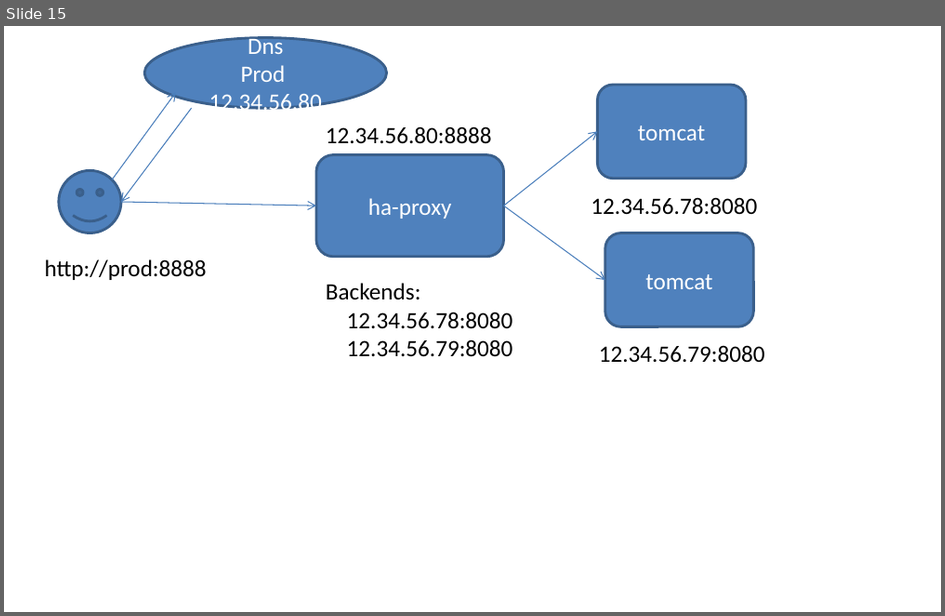
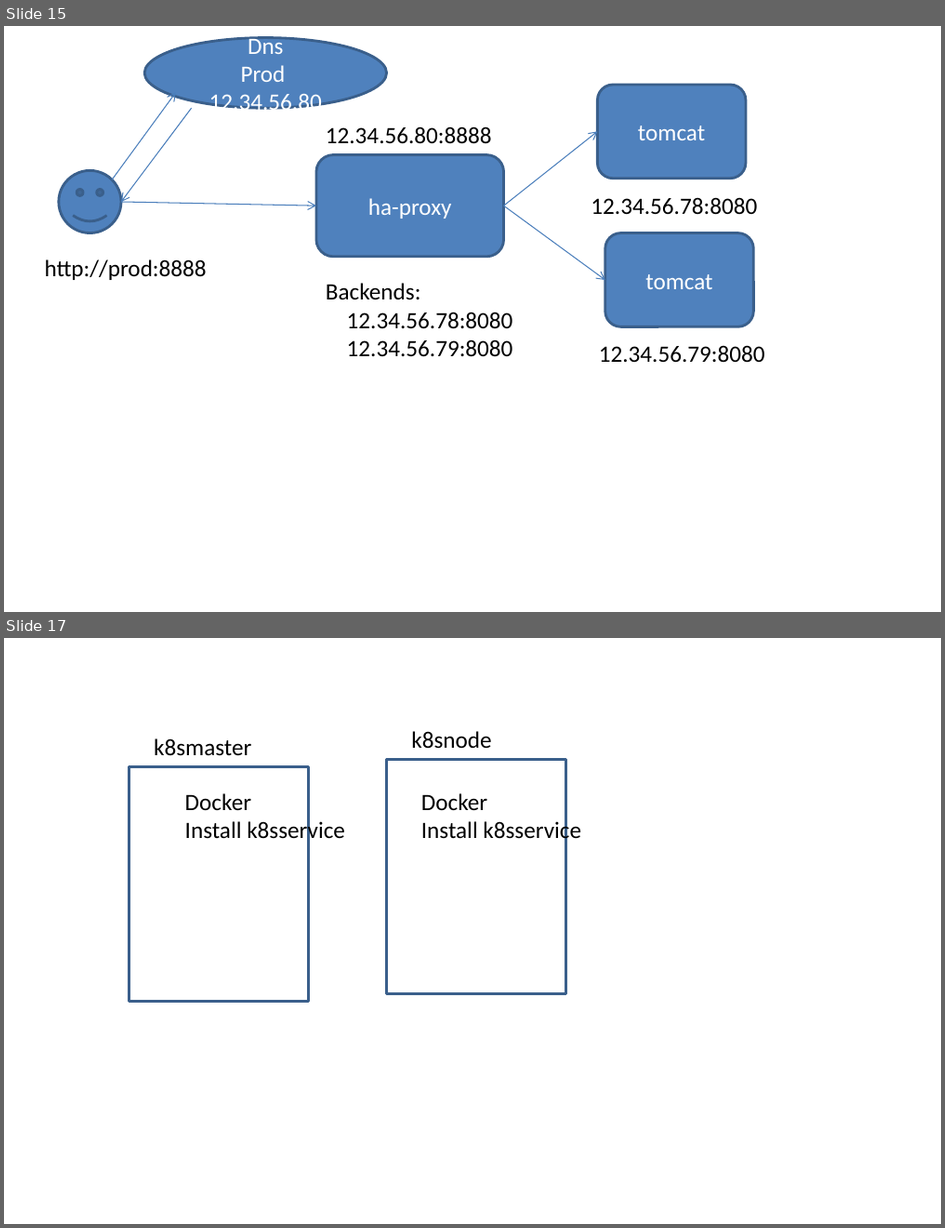
Before and after one commit to AdityaSP/ora-jul15-dock-kube, a slide deck: rough-diag.pptx. Shown one above the other, each under a label of ours: slide 15 before the commit, slides 15 and 17 after it; the slides between them are not shown. The pictures are 945x616 and 945x1228 pixels, drawn with LibreOffice and Linux fonts; fonts in the diff are those of the drawing. Boxes give left, top, right and bottom in pixels: in the first picture for what was removed or moved away, otherwise in the second. Text is boxed around its words. In the diff, an @@ line names an element or a change of style, - is before the commit and + after.

```diff
--- a/rough-diag.pptx
+++ b/rough-diag.pptx
@@ slide 17 added at (4,638,941,1224), background #FFFFFF @@
@@ text added at (154,738,251,755), 18 pt, text #000000 @@
+k8smaster
@@ text added at (411,731,491,749), 18 pt, text #000000 @@
+k8snode
@@ rectangle added at (129,767,309,1002), outline #3A5F8C 2 pt @@
@@ rectangle added at (386,759,567,993), outline #3A5F8C 2 pt @@
@@ text added at (185,793,345,844), 18 pt, text #000000 @@
+Docker
+Install k8sservice
@@ text added at (422,793,582,844), 18 pt, text #000000 @@
+Docker
+Install k8sservice
```
Also in this commit, not shown: 3 other slides added.
